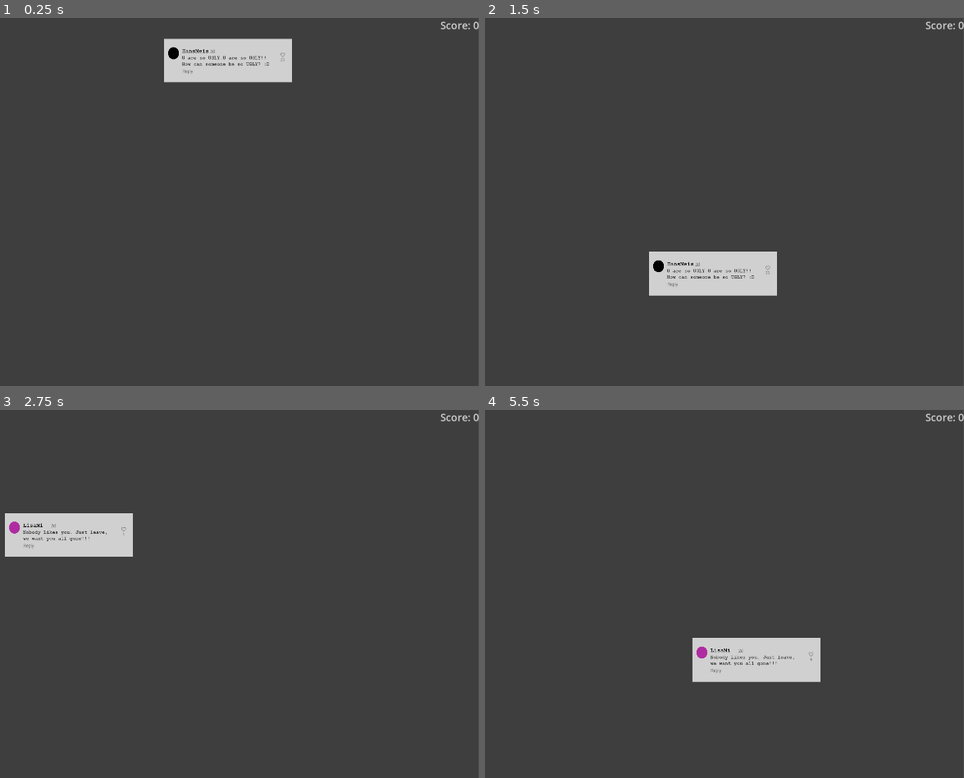
Above: before the commit, frames 1-4 (two rows, left to right).
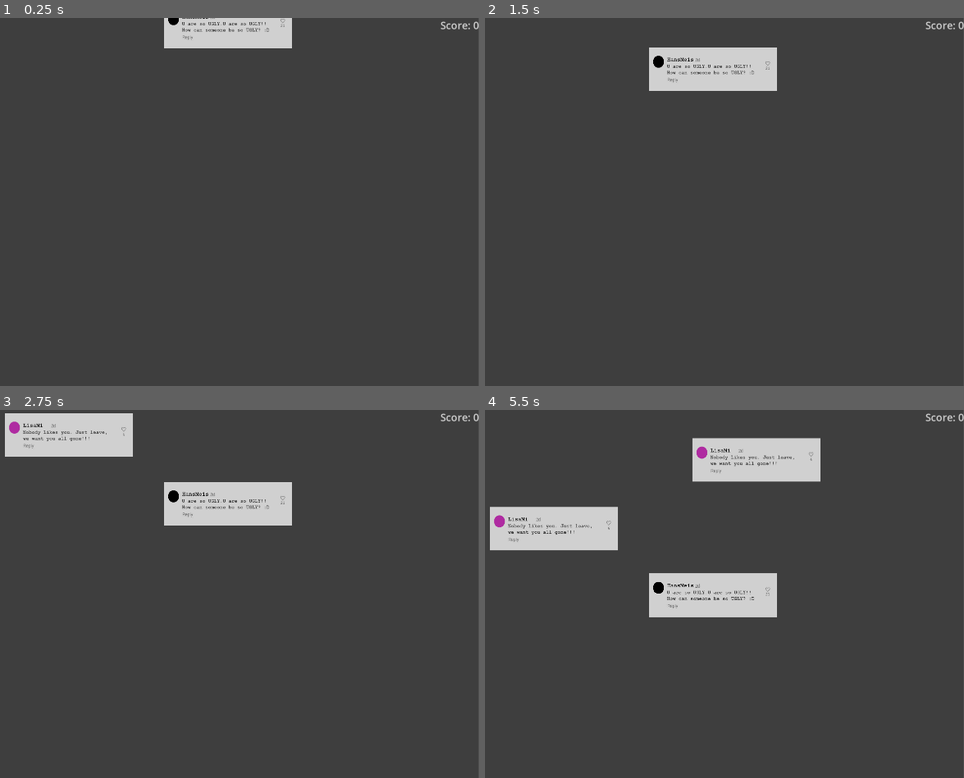
Above: after the commit, the same moments.

Repository: Gultendier/CBG
Game: Godot game, scene res://Main_Scene.tscn
The game is run twice, just before and just after one commit, with the same random seed, the same clock (stepped at 60 frames per second) and the same inputs.
Inputs (mouse positions are in pixels of both pictures, inside the frame that each line leads up to):
- Up to frame 1 (0.25 s): no input
- Up to frame 2 (1.5 s): move the mouse to (781, 183) at 0.52 s; click (781, 183) at 0.67 s; move the mouse to (504, 220) at 1.27 s; click (504, 220) at 1.42 s
- Up to frame 3 (2.75 s): move the mouse to (215, 513) at 2.02 s; click (215, 513) at 2.17 s
- Up to frame 4 (5.5 s): move the mouse to (604, 667) at 2.77 s; click (604, 667) at 2.92 s; move the mouse to (834, 649) at 3.52 s; click (834, 649) at 3.67 s; move the mouse to (outside the picture) at 4.27 s; click (outside the picture) at 4.42 s; move the mouse to (667, 594) at 5.02 s; click (667, 594) at 5.17 s

The runs differ from the first frame. In frame 1, 4.0% of the frame differs, in the area x 34-61%, y 0-18%; in frame 2, 6.3%; in frame 3, 9.4%; in frame 4, 13%, in the area x 1-71%, y 7-74%.

Commit message:
added a Timer which changes the falling speed of the falling_objects and removed some prints

Diff:
--- a/Main_Scene.tscn
+++ b/Main_Scene.tscn
@@ -31,3 +31,9 @@
 
 [node name="CanvasModulate" type="CanvasModulate" parent="BackgroundTint/TextureRect"]
 color = Color(0, 0, 0, 0.184314)
+
+[node name="SpeedTimer" type="Timer" parent="."]
+wait_time = 30.0
+autostart = true
+
+[connection signal="timeout" from="SpeedTimer" to="." method="_on_speed_timer_timeout"]
--- a/falling_objects/falling_object.gd
+++ b/falling_objects/falling_object.gd
@@ -2,15 +2,29 @@
 class_name FallingObject
 
 # Variables to handle the speed and state
-var falling_speed: float = 500.0  # Initial falling speed +100
+var falling_speed: float = 500.0  # Initial falling speed
 var is_grabbed: bool = false
 var fall_direction: Vector2 = Vector2(0, 1)  # Falling down
 var grab_offset: Vector2 = Vector2.ZERO  # Offset between object position and mouse when grabbed
+var score_value = 2
+
 @export var texture_id: String = ""  # Exported variable for the texture ID
-var score_value = 2
 
 func _ready() -> void:
 	add_to_group("falling_objects")
+
+func _process(delta):
+	set_falling_speed(GameProgress.speed_increase)
+	if is_grabbed:
+		# Move the object while maintaining the offset
+		global_position = get_global_mouse_position() + grab_offset
+	else:
+		# Continue falling if not grabbed
+		global_position += fall_direction * falling_speed * delta
+
+# Function to modify speed dynamically
+func set_falling_speed(new_speed: float):
+	falling_speed = new_speed
 
 # Function to detect if the object is clicked
 func _input(event):
@@ -40,15 +54,3 @@
 			# Update the global score when collision occurs
 			ScoreBoard.add_score(score_value)
 			queue_free()  # Remove the object after updating the score
-
-func _process(delta):
-	if is_grabbed:
-		# Move the object while maintaining the offset
-		global_position = get_global_mouse_position() + grab_offset
-	else:
-		# Continue falling if not grabbed
-		global_position += fall_direction * falling_speed * delta
-
-# Function to modify speed dynamically
-func set_falling_speed(new_speed: float):
-	falling_speed = new_speed
--- /dev/null
+++ b/game_progress.gd
@@ -0,0 +1,14 @@
+extends Node
+
+var speed_increase: float = 100.0
+
+# Called when the node enters the scene tree for the first time.
+func _ready() -> void:
+	pass # Replace with function body.
+
+# Called every frame. 'delta' is the elapsed time since the previous frame.
+func _process(delta: float) -> void:
+	pass
+
+func increase_speed():
+	speed_increase += 100
--- a/main_scene.gd
+++ b/main_scene.gd
@@ -2,6 +2,7 @@
 
 # Preload the FallingObject scene
 @export var falling_object_scene: PackedScene = preload("res://falling_objects/falling_object.tscn")
+@onready var countdown_timer: Timer = $SpeedTimer
 
 # Preload the textures and assign IDs
 var textures = {
@@ -19,8 +20,6 @@
 func _ready():
 	# Get the screen size
 	screen_size = get_viewport_rect().size
-	print_tree()
-
 	# Start spawning objects
 	spawn_object()
 
@@ -67,3 +66,7 @@
 # Function to check the texture ID
 func check_texture_id(falling_object, id_to_check: String) -> bool:
 	return falling_object.get("texture_id") == id_to_check
+
+# Timer for the speed increase of falling_objects
+func _on_speed_timer_timeout() -> void:
+	GameProgress.increase_speed()
--- a/project.godot
+++ b/project.godot
@@ -18,6 +18,7 @@
 [autoload]
 
 ScoreBoard="*res://score_board.gd"
+GameProgress="*res://game_progress.gd"
 
 [display]
 
